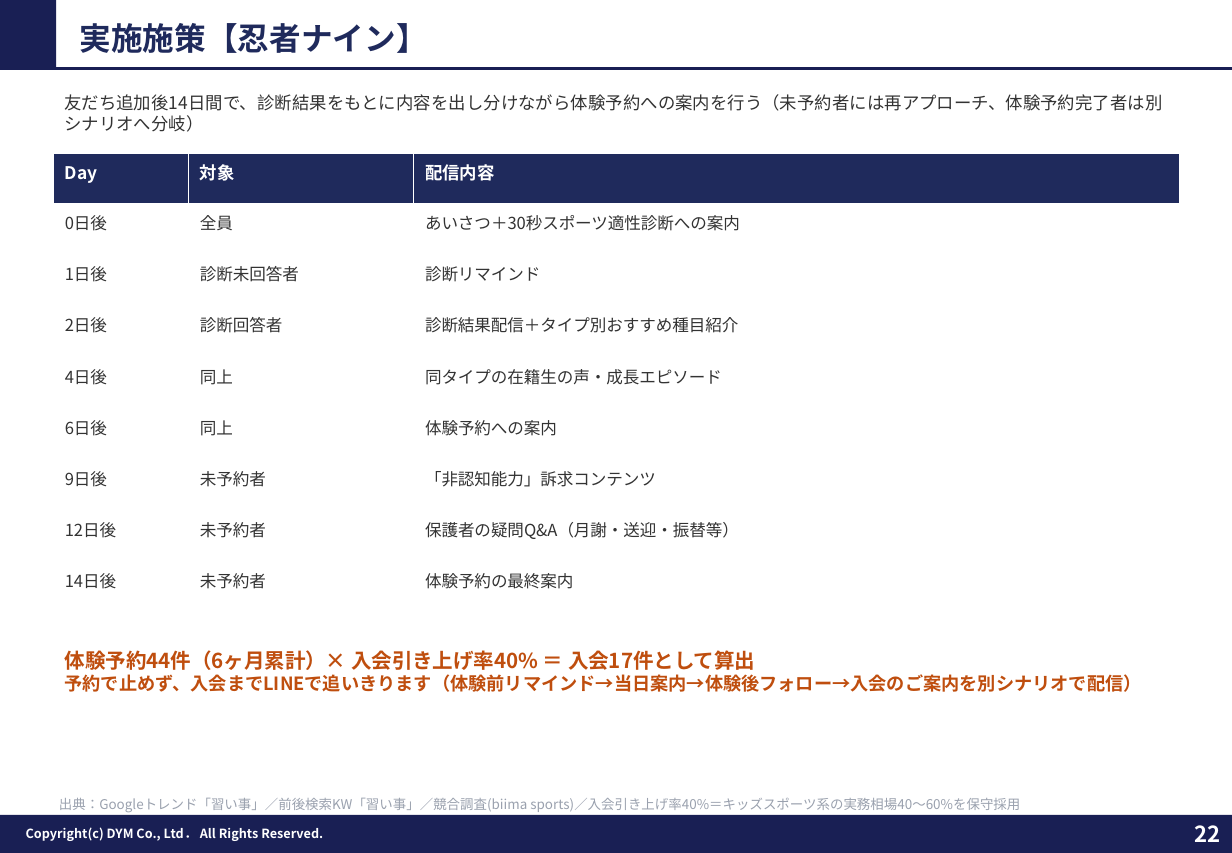
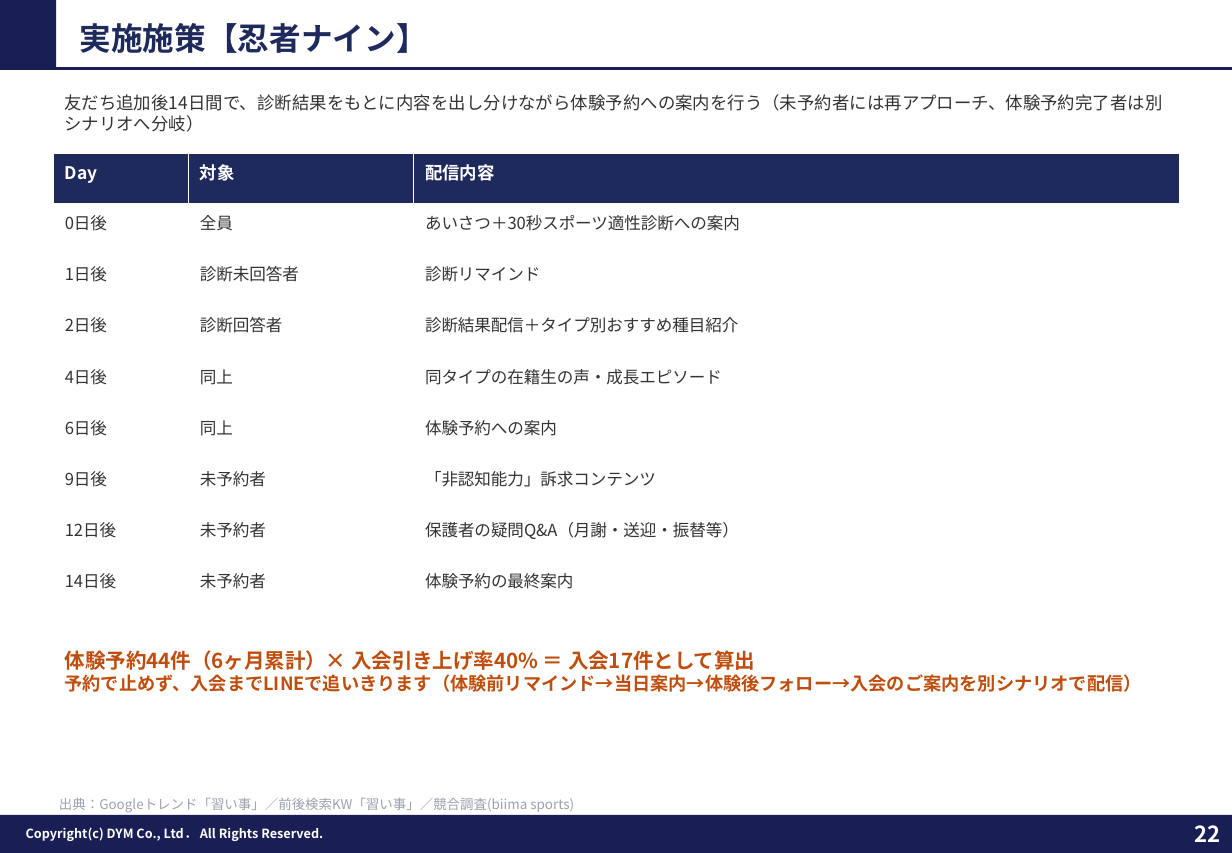
Before and after one commit to tonomura-r-dev/folder, a slide deck: slide 22 of 202609_株式会社やる気スイッチグループ御中_LINE公式アカウント運用のご提案_ver2.pptx. Drawn at 1232x853 pixels with LibreOffice and Linux fonts; fonts in the diff are those of the drawing; background and template pictures are left out. Boxes give left, top, right and bottom in pixels: in the first picture for what was removed or moved away, otherwise in the second. Text is boxed around its words. In the diff, an @@ line names an element or a change of style, - is before the commit and + after.

```diff
--- a/202609_株式会社やる気スイッチグループ御中_LINE公式アカウント運用のご提案_ver2.pptx
+++ b/202609_株式会社やる気スイッチグループ御中_LINE公式アカウント運用のご提案_ver2.pptx
@@ text at bbox=[59, 798, 574, 812]: text changed @@
-出典：Googleトレンド「習い事」／前後検索KW「習い事」／競合調査(biima sports)／入会引き上げ率40%＝キッズスポーツ系の実務相場40〜60%を保守採用
+出典：Googleトレンド「習い事」／前後検索KW「習い事」／競合調査(biima sports)
```
Also in this commit, not shown: 4 other slides changed.
